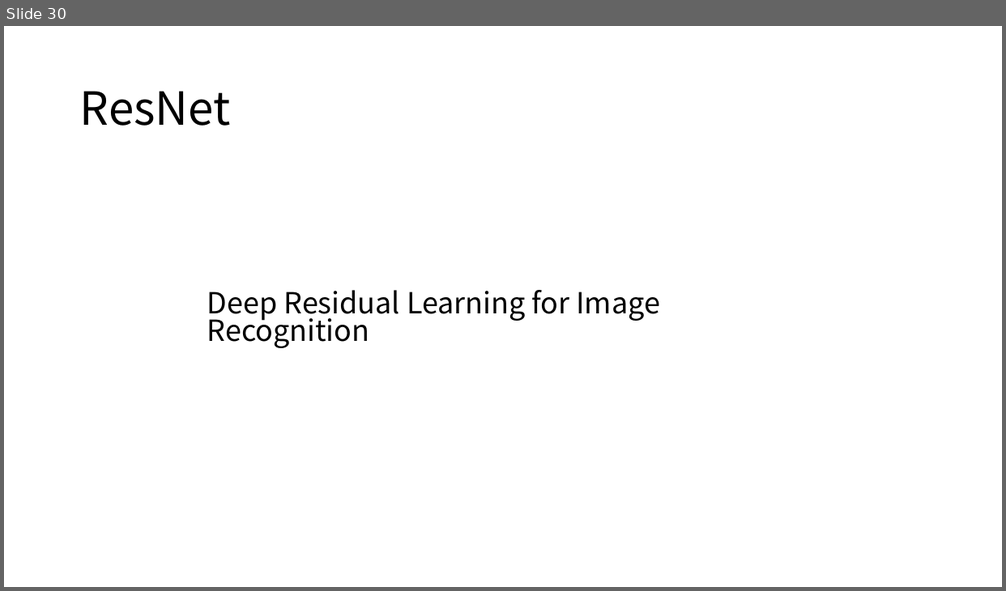
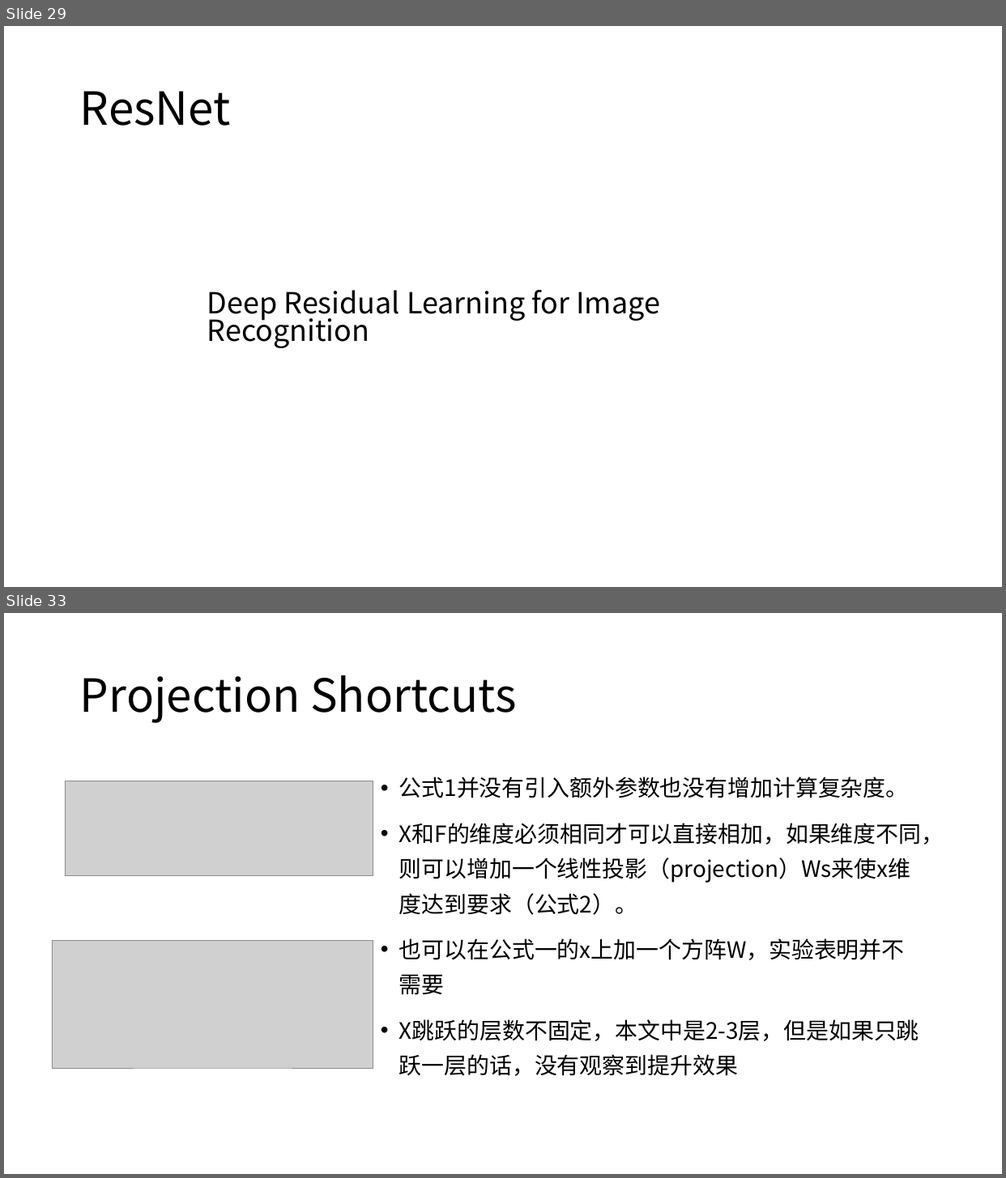
Before and after one commit to XianzhengWU/deeplearning_papernotes, a slide deck: 四篇论文笔记汇总.pptx. Shown one above the other, each under a label of ours: slide 30 before the commit, slides 29 and 33 after it; the slides between them are not shown. The pictures are 1006x591 and 1006x1178 pixels, drawn with LibreOffice and Linux fonts; fonts in the diff are those of the drawing; grey boxes stand for pictures. Boxes give left, top, right and bottom in pixels: in the first picture for what was removed or moved away, otherwise in the second. Text is boxed around its words. In the diff, an @@ line names an element or a change of style, - is before the commit and + after.

```diff
--- a/四篇论文笔记汇总.pptx
+++ b/四篇论文笔记汇总.pptx
@@ slide 33 added at bbox=[4, 613, 1002, 1174], background #FFFFFF @@
@@ title added at bbox=[80, 675, 517, 723], 44 pt, text #000000 @@
+Projection Shortcuts
@@ picture added at bbox=[66, 781, 373, 876] @@
@@ text added at bbox=[399, 777, 944, 1076], 21.7 pt, text #000000 @@
+• 公式1并没有引入额外参数也没有增加计算复杂度。
+• X和F的维度必须相同才可以直接相加，如果维度不同，则可以增加一个线性投影（projection）Ws来使x维度达到要求（公式2）。
+• 也可以在公式一的x上加一个方阵W，实验表明并不需要
+• X跳跃的层数不固定，本文中是2-3层，但是如果只跳跃一层的话，没有观察到提升效果
@@ picture added at bbox=[52, 941, 373, 1069] @@
@@ what was slide 30 is now slide 29 @@
```
Also in this commit, not shown: 2 slides changed, 13 other slides added, 6 slides removed, 1 other file.
